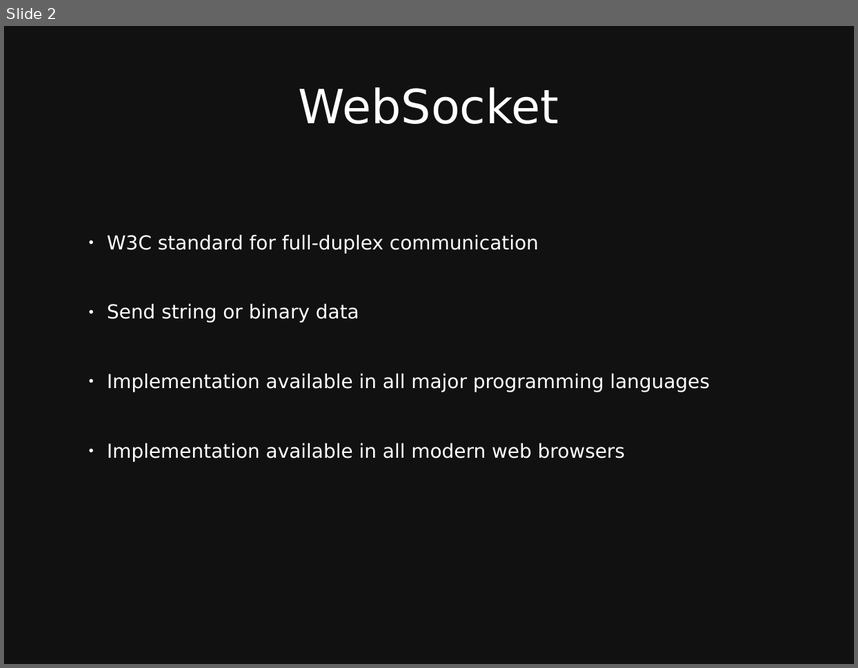
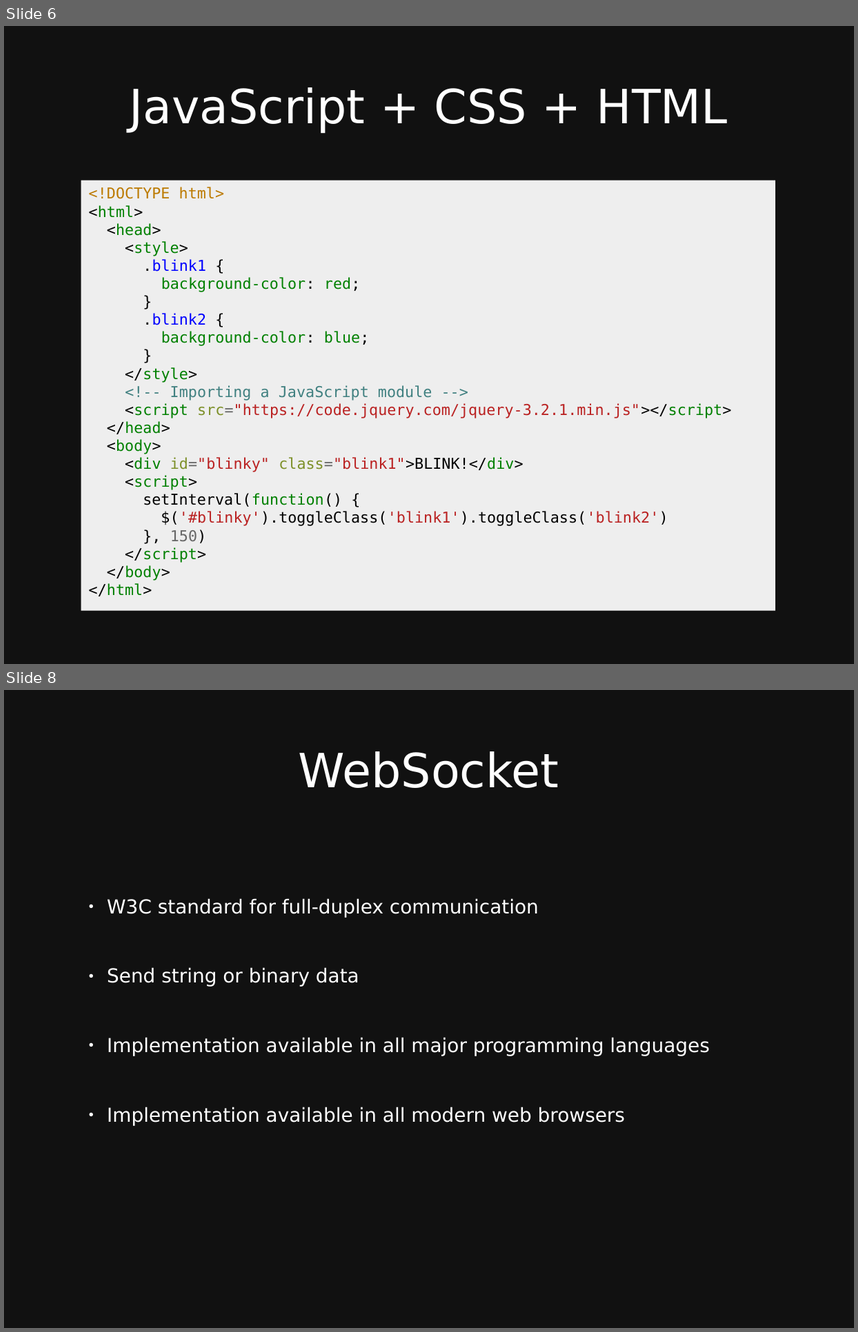
Before and after one commit to taylorbf/distributed-music-workshop, a slide deck: slides.odp. Shown one above the other, each under a label of ours: slide 2 before the commit, slides 6 and 8 after it; the slides between them are not shown. The pictures are 858x668 and 858x1332 pixels, drawn with LibreOffice and Linux fonts; fonts in the diff are those of the drawing. Boxes give left, top, right and bottom in pixels: in the first picture for what was removed or moved away, otherwise in the second. Text is boxed around its words. In the diff, an @@ line names an element or a change of style, - is before the commit and + after.

Commit message:
slides for html + css + js

```diff
--- a/slides.odp
+++ b/slides.odp
@@ slide 6 added at (x1=4, y1=26, x2=854, y2=664), background #111111 @@
@@ title added at (x1=129, y1=87, x2=728, y2=133), 44 pt, text #FFFFFF @@
+JavaScript + CSS + HTML
@@ rectangle added at (x1=81, y1=181, x2=775, y2=610), fill #EEEEEE, 14 pt, text #008000 @@
+<!DOCTYPE html>
+<html>
+<head>
+<style>
+.blink1 {
+background-color: red;
+}
+.blink2 {
+background-color: blue;
+}
+</style>
+<!-- Importing a JavaScript module -->
+<script src="https://code.jquery.com/jquery-3.2.1.min.js"></script>
+</head>
+<body>
+<div id="blinky" class="blink1">BLINK!</div>
+<script>
+setInterval(function() {
+$('#blinky').toggleClass('blink1').toggleClass('blink2')
+}, 150)
+</script>
+</body>
+</html>
@@ what was slide 2 is now slide 8 @@
```
Also in this commit, not shown: 1 slide changed, 6 other slides added, 1 slide removed.
